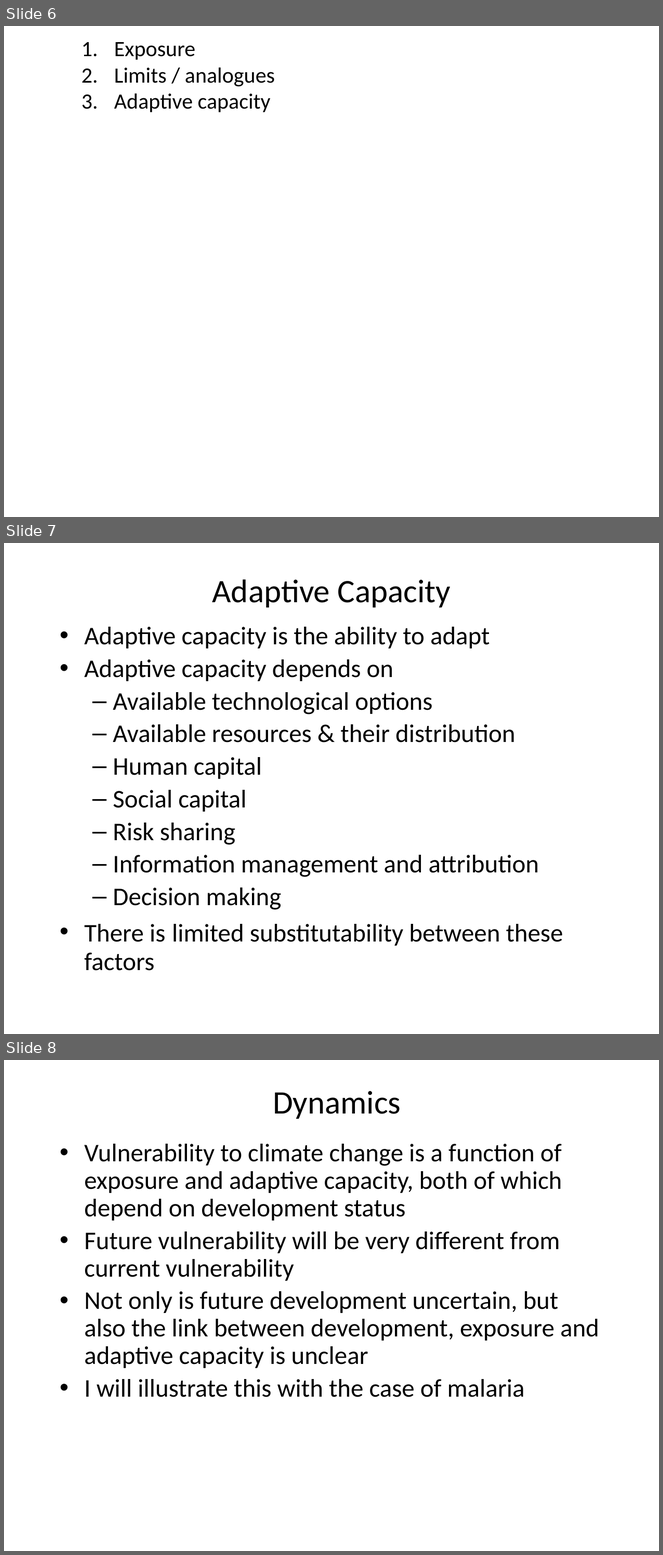
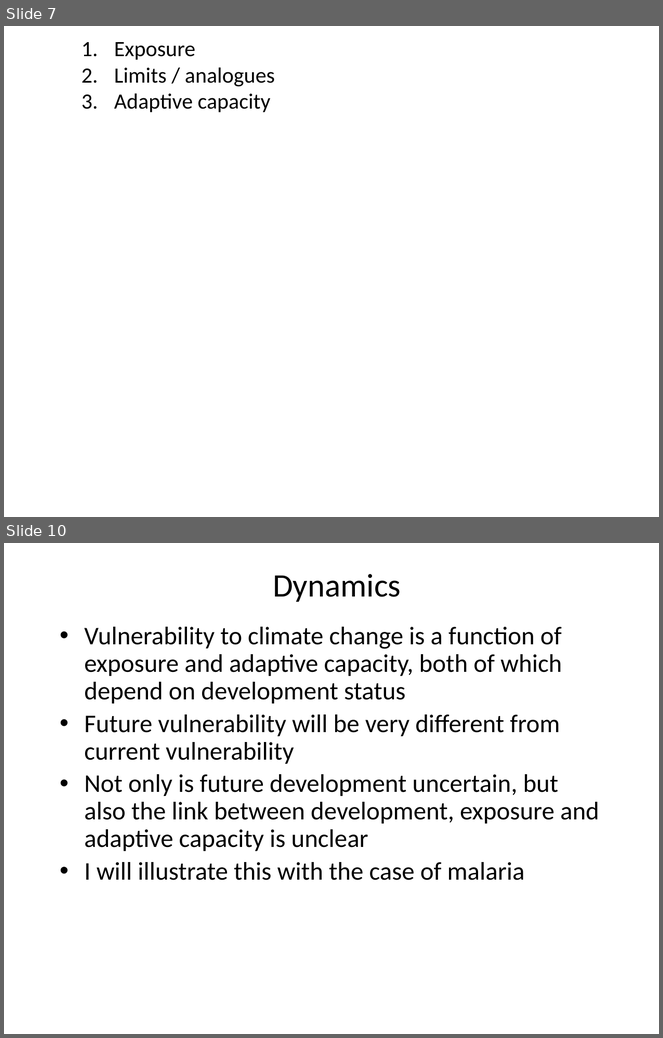
Before and after one commit to rtol/ClimateEconomics, a slide deck: cceug7 development.pptx. Shown one above the other, each under a label of ours: slides 6, 7 and 8 before the commit, slides 7 and 10 after it; the slides between them are not shown. The pictures are 663x1555 and 663x1038 pixels, drawn with LibreOffice and Linux fonts; fonts in the diff are those of the drawing; background and template pictures are left out. Boxes give left, top, right and bottom in pixels: in the first picture for what was removed or moved away, otherwise in the second. Text is boxed around its words. In the diff, an @@ line names an element or a change of style, - is before the commit and + after.

```diff
--- a/cceug7 development.pptx
+++ b/cceug7 development.pptx
@@ slide 7 removed at (x1=4, y1=543, x2=659, y2=1034), background #FFFFFF @@
@@ title removed at (x1=213, y1=579, x2=451, y2=607) @@
-Adaptive Capacity
@@ text removed at (x1=84, y1=627, x2=564, y2=971) @@
-• Adaptive capacity is the ability to adapt
-• Adaptive capacity depends on
-  – Available technological options
-  – Available resources & their distribution
-  – Human capital
-  – Social capital
-  – Risk sharing
-  – Information management and attribution
-  – Decision making
-• There is limited substitutability between these factors
@@ what was slide 6 is now slide 7 @@
@@ what was slide 8 is now slide 10 @@
```
Also in this commit, not shown: 2 slides changed, 6 slides added, 7 other files.
